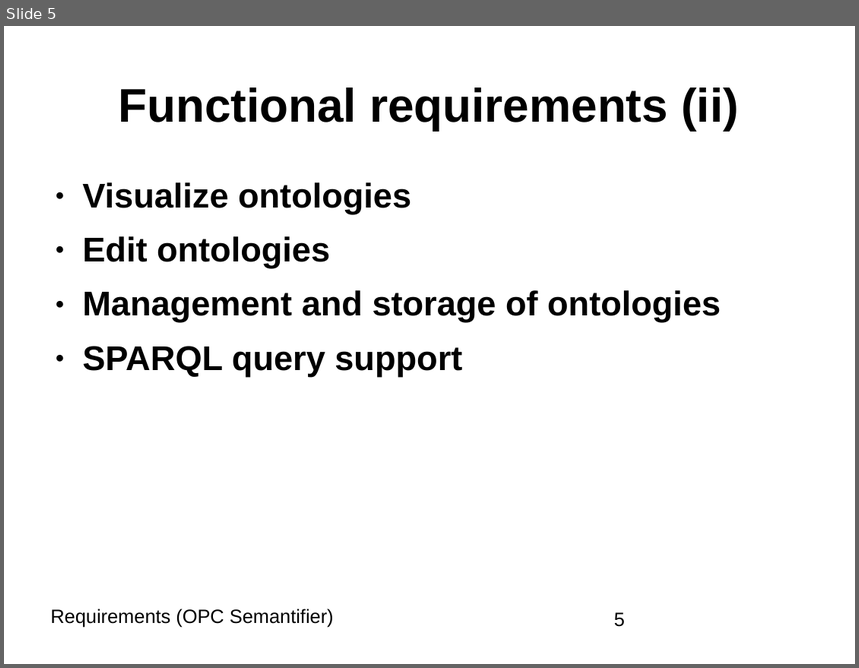
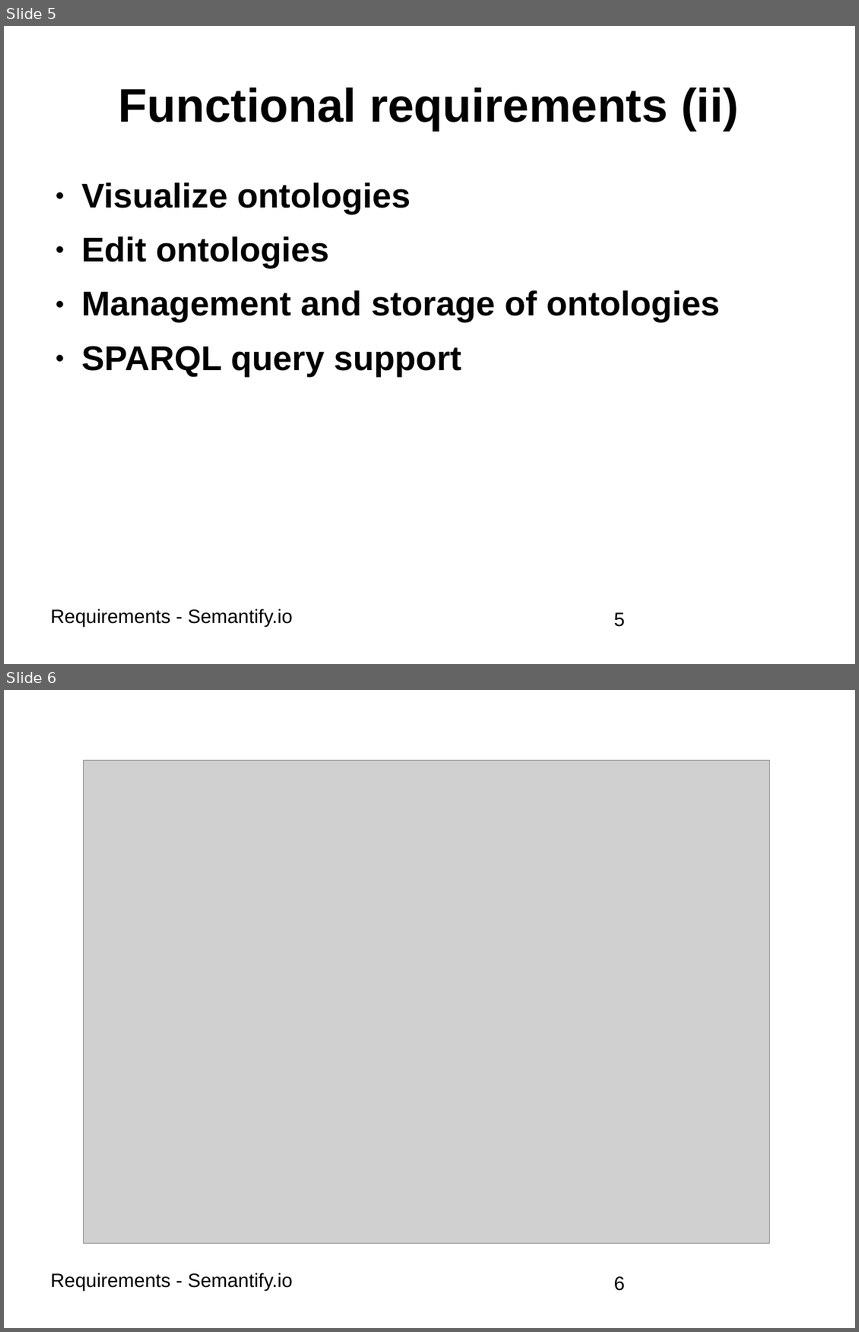
Before and after one commit to BonnWestCoast/Semantify.io-docs, a slide deck: 2requirements/presentation.ppt. Shown one above the other, each under a label of ours: slide 5 before the commit, slides 5 and 6 after it. The pictures are 859x668 and 859x1332 pixels, drawn with LibreOffice and Linux fonts; fonts in the diff are those of the drawing; grey boxes stand for pictures. Boxes give left, top, right and bottom in pixels: in the first picture for what was removed or moved away, otherwise in the second. Text is boxed around its words. In the diff, an @@ line names an element or a change of style, - is before the commit and + after.

```diff
--- a/2requirements/presentation.ppt
+++ b/2requirements/presentation.ppt
@@ slide 6 added at (x1=4, y1=690, x2=855, y2=1328), background #FFFFFF @@
@@ picture added at (x1=84, y1=760, x2=770, y2=1244) @@
@@ text added at (x1=50, y1=1273, x2=293, y2=1291), 18 pt, text #000000 @@
+Requirements - Semantify.io
@@ page number added at (x1=614, y1=1277, x2=625, y2=1291), 18 pt, text #000000 @@
+6
@@ slide 5 changed as well @@
@@ text "Visualize ontologies" at (x1=82, y1=183, x2=720, y2=376): indent changed @@
@@ text at (x1=50, y1=609, x2=293, y2=627): text changed @@
-Requirements (OPC Semantifier)
+Requirements - Semantify.io
```
Also in this commit, not shown: 6 other slides changed, 1 other slide added, 1 slide removed, 1 other file.
